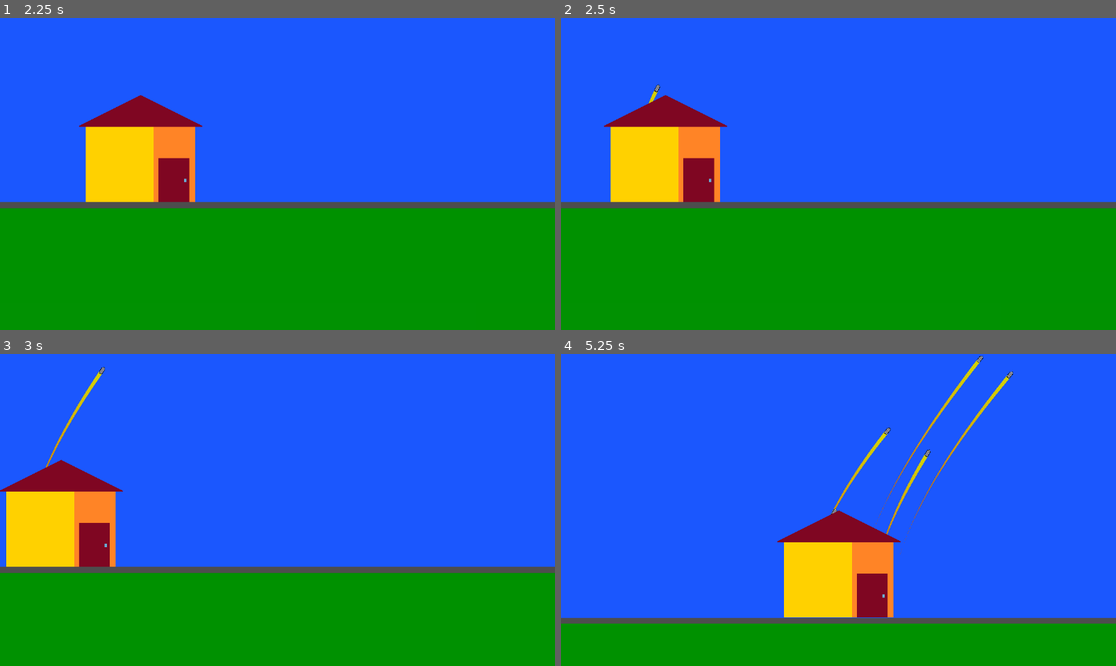
Above: before the commit, frames 1-4 (two rows, left to right).
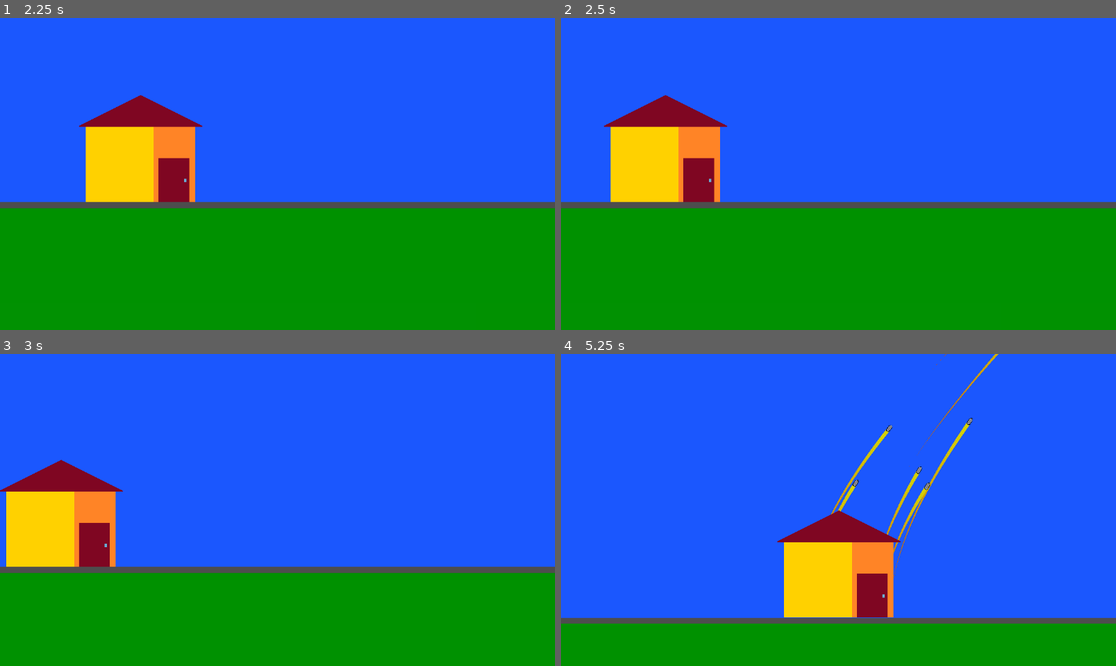
Above: after the commit, the same moments.

Repository: BielMaxBR/iron-dome
Game: Godot game, scene res://root.tscn
The game is run twice, just before and just after one commit, with the same random seed, the same clock (stepped at 60 frames per second) and the same inputs.
Inputs (mouse positions are in pixels of both pictures, inside the frame that each line leads up to):
- Up to frame 1 (2.25 s): tap Enter at 0.5 s; move the mouse to (399, 158) at 0.52 s; hold D (right) 0.53-1.28 s; click (399, 158) at 0.67 s; move the mouse to (166, 189) at 1.27 s; hold S (down) 1.28-2.03 s; move the mouse to (333, 105) at 2.02 s; hold D (right) from 2.03 s (still down)
- Up to frame 2 (2.5 s): keep holding D (right)
- Up to frame 3 (3 s): move the mouse to (249, 572) at 2.77 s; release D (right) at 2.78 s; hold W (up) from 2.78 s (still down); click (249, 572) at 2.92 s
- Up to frame 4 (5.25 s): move the mouse to (1005, 556) at 3.52 s; release W (up) at 3.53 s; hold A (left) 3.53-5.03 s; move the mouse to (672, 463) at 4.27 s; move the mouse to (866, 510) at 5.02 s; hold S (down) from 5.03 s (still down); click (866, 510) at 5.17 s

Frame 1 is identical in both runs. In frame 2, less than 0.1% of the frame differs, in the area x 15-18%, y 21-28%; in frame 3, 0.2%; in frame 4, 1.3%, in the area x 48-82%, y 0-72%.

Commit message:
bugzin corrigido

Diff:
--- a/casa.gd
+++ b/casa.gd
@@ -3,7 +3,7 @@
 var bons = []
 var mals = []
 var bonzin_pack = preload("res://missil_bom.tscn")
-var lambidas =[]
+
 func _on_area_2d_area_entered(body: Area2D) -> void:
 	if body.is_in_group("maligno"):
 		if not is_instance_valid(body): return
@@ -27,9 +27,11 @@
 		get_parent().call_deferred("add_child", bonzin)
 	bonzin.alvo = malzin
 
-	var call_bom = func():
-		if bonzin:
-			bons.append(bonzin)
-	lambidas.append(call_bom)
-	malzin.morri.connect(call_bom)
+	var call_bom = func(o_bom):
+		#print("MORREU")
+		if o_bom and is_instance_valid(o_bom):
+			#print("bonzin vivasso")
+			bons.append(o_bom)
+
+	malzin.morri.connect(call_bom.bind(bonzin))
 	return bonzin
--- a/root.gd
+++ b/root.gd
@@ -1,15 +1,11 @@
 extends Node2D
 
-
-# Called when the node enters the scene tree for the first time.
-func _ready() -> void:
-	pass # Replace with function body.
-
+var mal = preload("res://missil_mal.tscn")
 
 func spawn_mals():
-	var inst = load("res://missil_mal.tscn").instantiate()
+	var inst = mal.instantiate()
 	inst.global_position = $Mals.global_position
-	inst.global_position.x += randi_range(-800,800)
+	inst.global_position.x += randi_range(-1000,1000)
 	add_child(inst)
 
 # Called every frame. 'delta' is the elapsed time since the previous frame.
